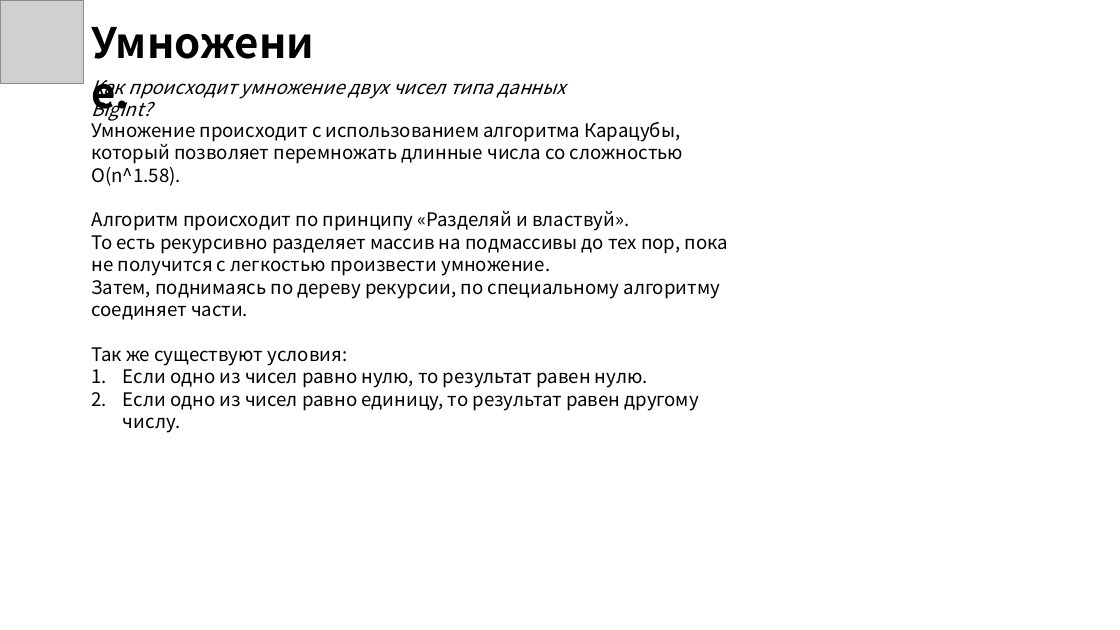
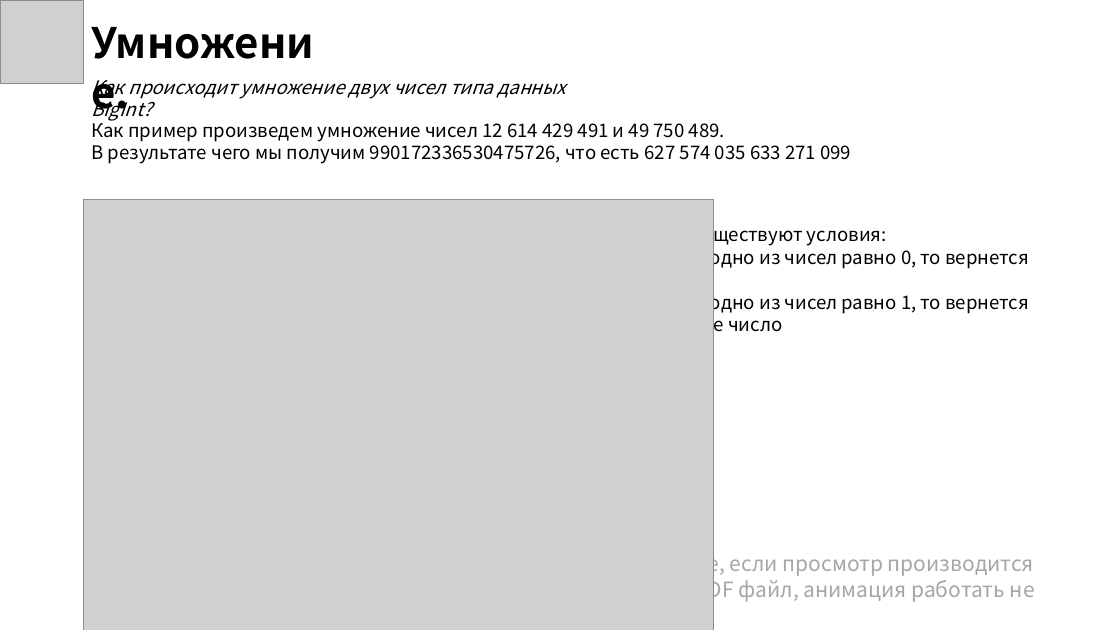
Before and after one commit to Elsium/ASD, a slide deck: slide 14 of presentation/presentation.pptx (slide 19 before the commit). Drawn at 1120x630 pixels with LibreOffice and Linux fonts; fonts in the diff are those of the drawing; grey boxes stand for pictures; background and template pictures are left out. Boxes give left, top, right and bottom in pixels: in the first picture for what was removed or moved away, otherwise in the second. Text is boxed around its words. In the diff, an @@ line names an element or a change of style, - is before the commit and + after.

Commit message:
Edit: presentation.pptx and presentation.pdf; Add: some gif files for presentation

```diff
--- a/presentation/presentation.pptx
+++ b/presentation/presentation.pptx
@@ text removed at (91, 118, 727, 411) @@
-Умножение происходит с использованием алгоритма Карацубы, который позволяет перемножать длинные числа со сложностью O(n^1.58).
-Алгоритм происходит по принципу «Разделяй и властвуй».
-То есть рекурсивно разделяет массив на подмассивы до тех пор, пока не получится с легкостью произвести умножение.
-Затем, поднимаясь по дереву рекурсии, по специальному алгоритму соединяет части.
-Так же существуют условия:
-1. Если одно из чисел равно нулю, то результат равен нулю.
-2. Если одно из чисел равно единицу, то результат равен другому числу.
@@ text added at (91, 118, 851, 164), 16 pt, text #000000 @@
+Как пример произведем умножение чисел 12 614 429 491 и 49 750 489.
+В результате чего мы получим 990172336530475726, что есть 627 574 035 633 271 099
@@ picture added at (83, 200, 713, 630) @@
@@ text added at (694, 222, 1028, 332), 16 pt, text #000000 @@
+Так же существуют условия:
+1. Если одно из чисел равно 0, то вернется 0
+2. Если одно из чисел равно 1, то вернется другое число
@@ text added at (649, 551, 1035, 602), 18 pt, text #A6A6A6 @@
+В случае, если просмотр производится через PDF файл, анимация работать не будет.
```
Also in this commit, not shown: 6 other slides changed, 1 slide added, 11 slides removed, 6 other files.
